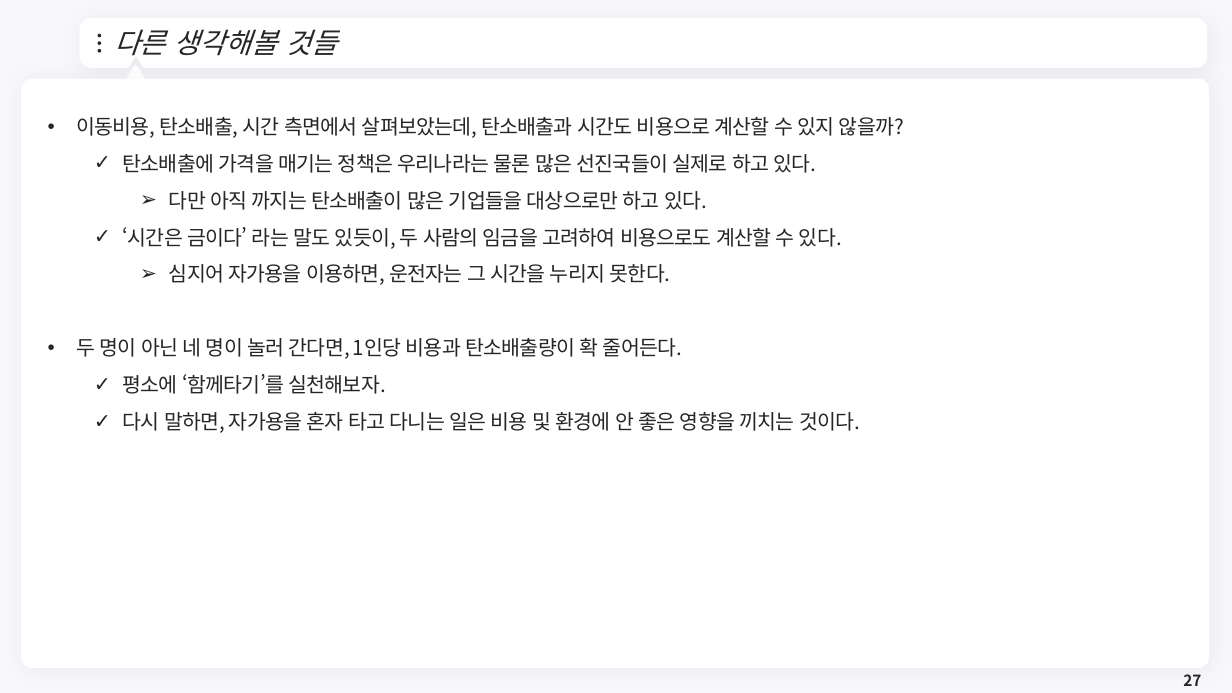
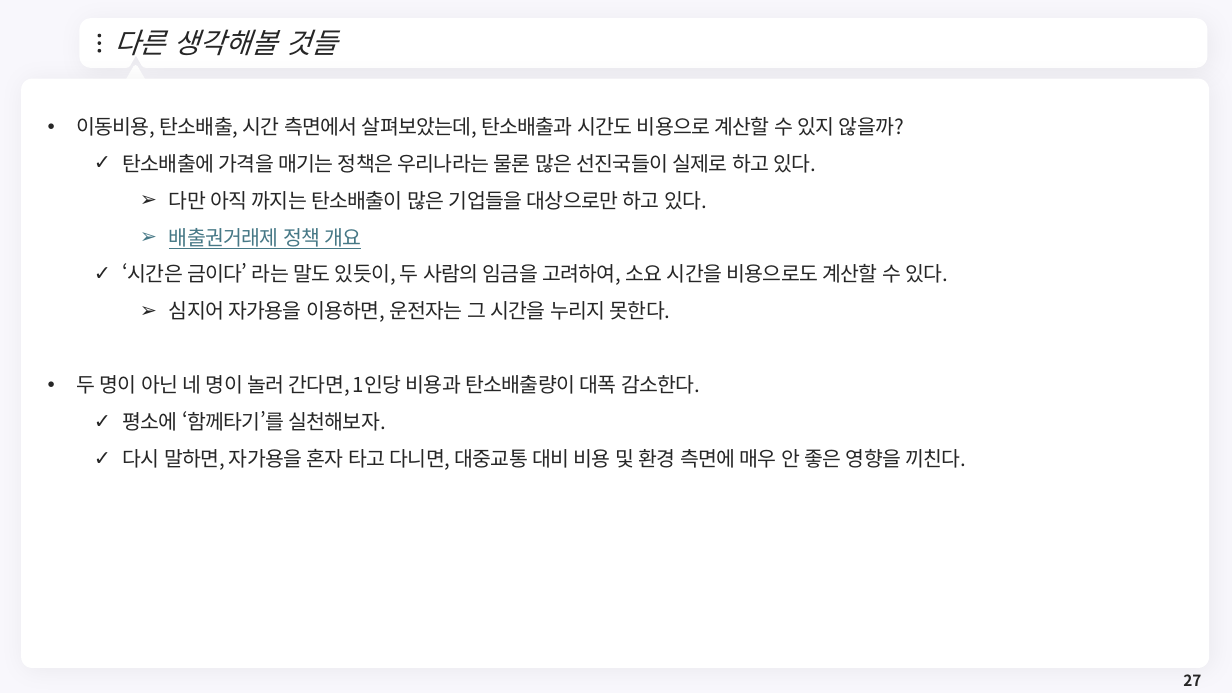
Before and after one commit to meandthey/Teaching, a slide deck: slide 27 of 생활속의 경제/01_Lectures/생활속의 경제_(에너지경제)_2.pptx. Drawn at 1232x693 pixels with LibreOffice and Linux fonts; fonts in the diff are those of the drawing; background and template pictures are left out. Boxes give left, top, right and bottom in pixels: in the first picture for what was removed or moved away, otherwise in the second. Text is boxed around its words. In the diff, an @@ line names an element or a change of style, - is before the commit and + after.

```diff
--- a/생활속의 경제/01_Lectures/생활속의 경제_(에너지경제)_2.pptx
+++ b/생활속의 경제/01_Lectures/생활속의 경제_(에너지경제)_2.pptx
@@ text at box(123, 228, 948, 285): text changed @@
-  ✓ ‘시간은 금이다’ 라는 말도 있듯이, 두 사람의 임금을 고려하여 비용으로도 계산할 수 있다.
+    ➢ 배출권거래제 정책 개요
+  ✓ ‘시간은 금이다’ 라는 말도 있듯이, 두 사람의 임금을 고려하여, 소요 시간을 비용으로도 계산할 수 있다.
@@ text at box(76, 375, 700, 396): text changed @@
-• 두 명이 아닌 네 명이 놀러 간다면, 1인당 비용과 탄소배출량이 확 줄어든다.
+• 두 명이 아닌 네 명이 놀러 간다면, 1인당 비용과 탄소배출량이 대폭 감소한다.
@@ text at box(123, 449, 967, 470): text changed @@
-  ✓ 다시 말하면, 자가용을 혼자 타고 다니는 일은 비용 및 환경에 안 좋은 영향을 끼치는 것이다.
+  ✓ 다시 말하면, 자가용을 혼자 타고 다니면, 대중교통 대비 비용 및 환경 측면에 매우 안 좋은 영향을 끼친다.
```
Also in this commit, not shown: 15 other slides changed, 10 other files.
